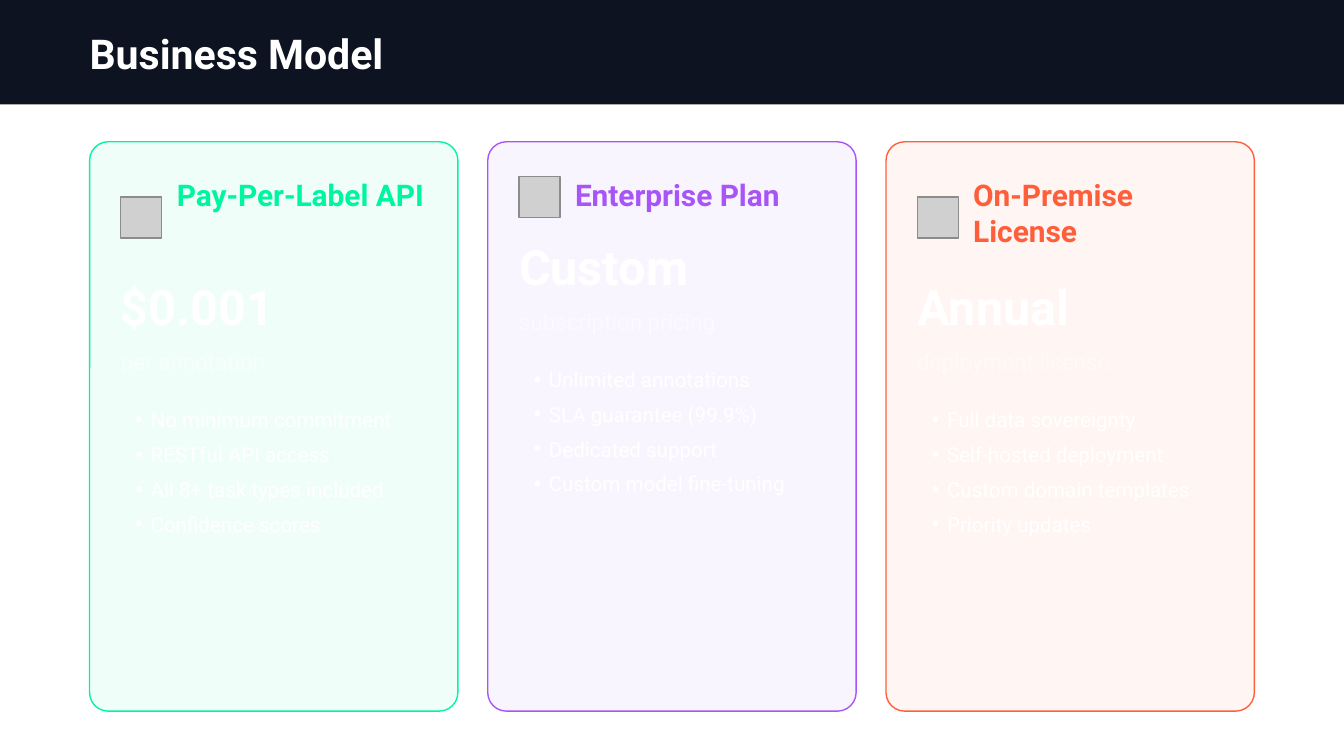
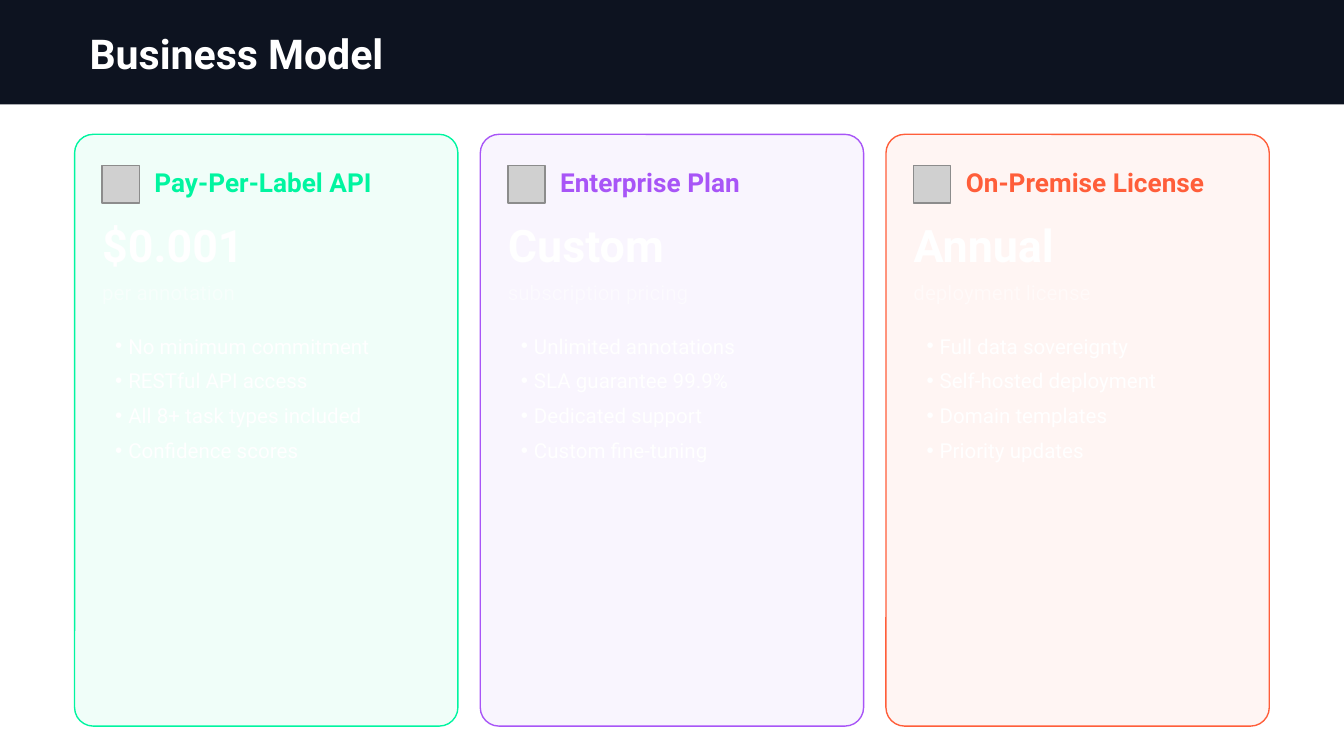
Before and after one commit to zan-maker/my-project, a slide deck: slide 8 of upload/cubiczan_agent_swarm.pptx (slide 7 before the commit). Drawn at 1344x756 pixels with LibreOffice and Linux fonts; fonts in the diff are those of the drawing; grey boxes stand for pictures. Boxes give left, top, right and bottom in pixels: in the first picture for what was removed or moved away, otherwise in the second. Text is boxed around its words. In the diff, an @@ line names an element or a change of style, - is before the commit and + after.

```diff
--- a/upload/cubiczan_agent_swarm.pptx
+++ b/upload/cubiczan_agent_swarm.pptx
@@ rounded rectangle resized from (x1=90, y1=142, x2=458, y2=712) to (x1=75, y1=134, x2=458, y2=726) @@
@@ rounded rectangle resized from (x1=488, y1=142, x2=856, y2=712) to (x1=480, y1=134, x2=863, y2=726) @@
@@ proportions changed in 3 elements at (x1=480, y1=134, x2=863, y2=726), (x1=75, y1=134, x2=458, y2=726), (x1=886, y1=134, x2=1269, y2=726) @@
@@ rounded rectangle resized from (x1=886, y1=142, x2=1254, y2=712) to (x1=886, y1=134, x2=1269, y2=726) @@
@@ picture resized from (x1=121, y1=198, x2=163, y2=239) to (x1=102, y1=165, x2=140, y2=203) @@
@@ text "Pay-Per-Label API" moved from (x1=177, y1=183, x2=424, y2=213) to (x1=154, y1=172, x2=371, y2=198) @@
@@ picture resized from (x1=519, y1=177, x2=560, y2=219) to (x1=508, y1=165, x2=546, y2=203) @@
@@ text "Enterprise Plan" moved from (x1=575, y1=183, x2=780, y2=212) to (x1=560, y1=172, x2=739, y2=198) @@
@@ picture resized from (x1=918, y1=198, x2=960, y2=239) to (x1=914, y1=165, x2=952, y2=203) @@
@@ size 16 to 14 pt in 3 elements at (x1=560, y1=172, x2=739, y2=198), (x1=154, y1=172, x2=371, y2=198), (x1=966, y1=172, x2=1204, y2=193) @@
@@ text "On-Premise License" moved from (x1=973, y1=184, x2=1133, y2=243) to (x1=966, y1=172, x2=1204, y2=193) @@
```
Also in this commit, not shown: 4 other slides changed, 1 slide added, 8 other files.
